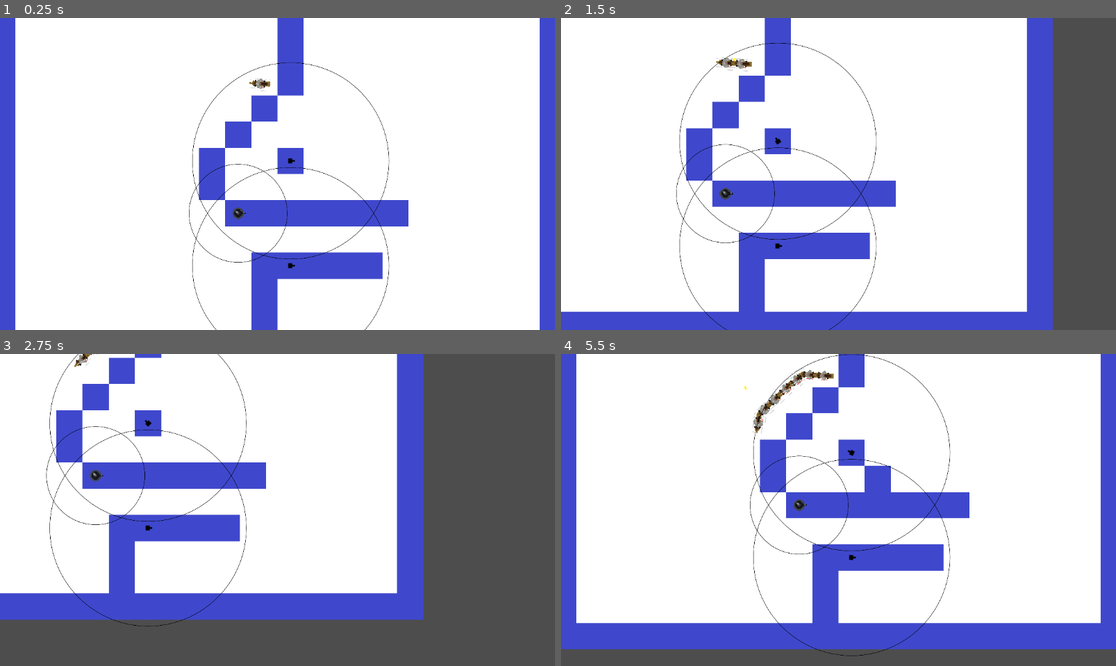
Above: before the commit, frames 1-4 (two rows, left to right).
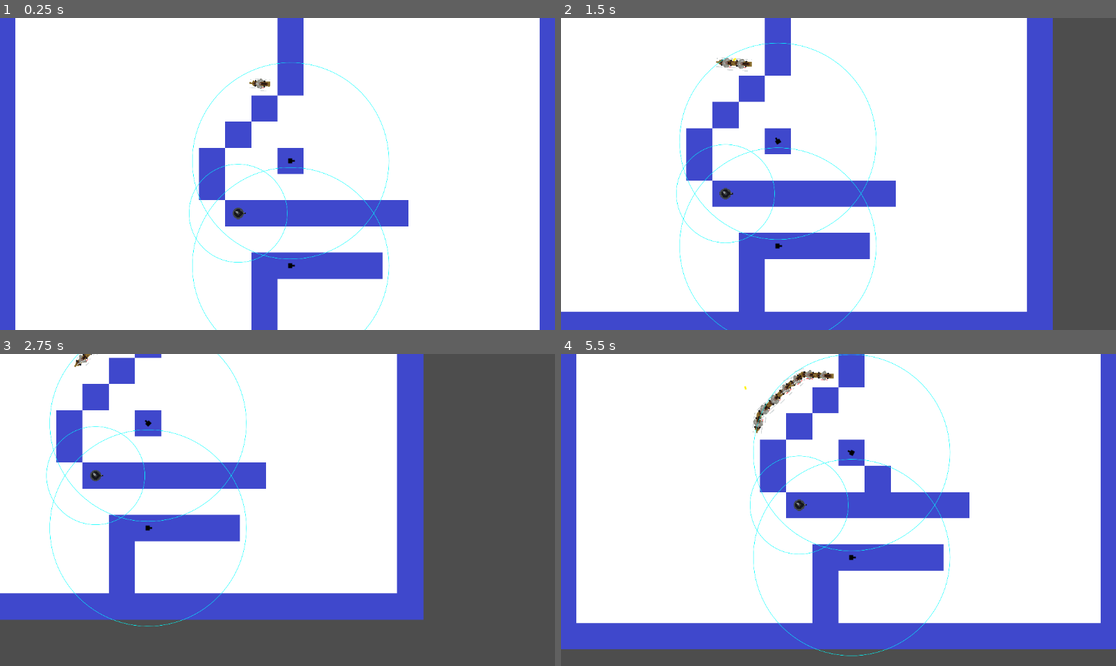
Above: after the commit, the same moments.

Repository: bartsides/TowerDefense
Game: Godot game, scene res://td.tscn
The game is run twice, just before and just after one commit, with the same random seed, the same clock (stepped at 60 frames per second) and the same inputs.
Inputs (mouse positions are in pixels of both pictures, inside the frame that each line leads up to):
- Up to frame 1 (0.25 s): no input
- Up to frame 2 (1.5 s): move the mouse to (960, 158) at 0.52 s; hold D (move_right) 0.53-1.28 s; hold 1 (1) 0.53-1.28 s; tap 2 (2) at 0.8, 1.35 s; move the mouse to (727, 189) at 1.27 s; hold S (move_down) from 1.28 s (still down)
- Up to frame 3 (2.75 s): tap 3 (3) at 1.55 s; move the mouse to (333, 441) at 2.02 s; release S (move_down) at 2.03 s; hold D (move_right) from 2.03 s (still down); hold 3 (3) from 2.03 s (still down); tap 1 (1) at 2.3 s
- Up to frame 4 (5.5 s): move the mouse to (810, 572) at 2.77 s; release D (move_right) at 2.78 s; release 3 (3) at 2.78 s; hold W (move_up) 2.78-3.53 s; tap 1 (1) at 2.85, 4.55 s; tap 2 (2) at 3.05, 5.3 s; move the mouse to (1005, 556) at 3.52 s; hold 2 (2) 3.53-4.28 s; hold A (move_left) 3.53-5.03 s; tap 3 (3) at 3.8, 4.35 s; move the mouse to (672, 463) at 4.27 s; move the mouse to (866, 510) at 5.02 s; press the mouse at (866, 510) at 5.03 s; hold S (move_down) from 5.03 s (still down)

The runs differ from the first frame. In frame 1, 0.7% of the frame differs, in the area x 34-71%, y 14-100%; in frame 2, 0.7%; in frame 3, 0.7%; in frame 4, 0.8%, in the area x 34-71%, y 0-97%.

Commit message:
Range indicator
Added range indicators for turrets

Diff:
--- a/Turrets/turret.gd
+++ b/Turrets/turret.gd
@@ -17,8 +17,6 @@
 var range_thickness = .2
 
 enum AIM_STYLES { FIRST, LAST, CLOSEST, FURTHEST, STRONGEST, WEAKEST, FOCUS_FIRST, FOCUS_LAST }
-
-# TODO: Add turret range indicator
 
 func _ready():
 	sprite = $AnimatedSprite2D
@@ -100,5 +98,4 @@
 
 func _draw():
 	if SHOW_RANGE:
-		draw_arc(Vector2.ZERO, ATTACK_RANGE, 0, 360, 100, Color.BLACK, range_thickness, true)
-		#draw_circle(position, ATTACK_RANGE, Color.AQUA)
+		draw_arc(Vector2.ZERO, ATTACK_RANGE, 0, 360, 100, Color.AQUA, range_thickness, true)
